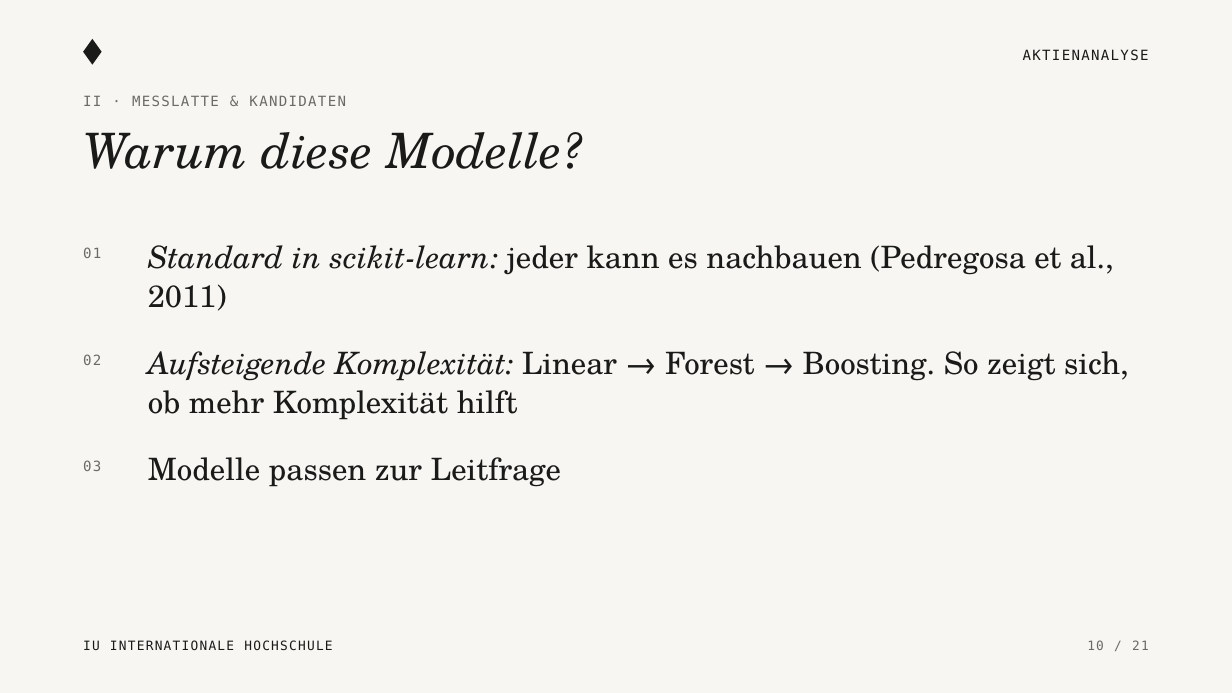
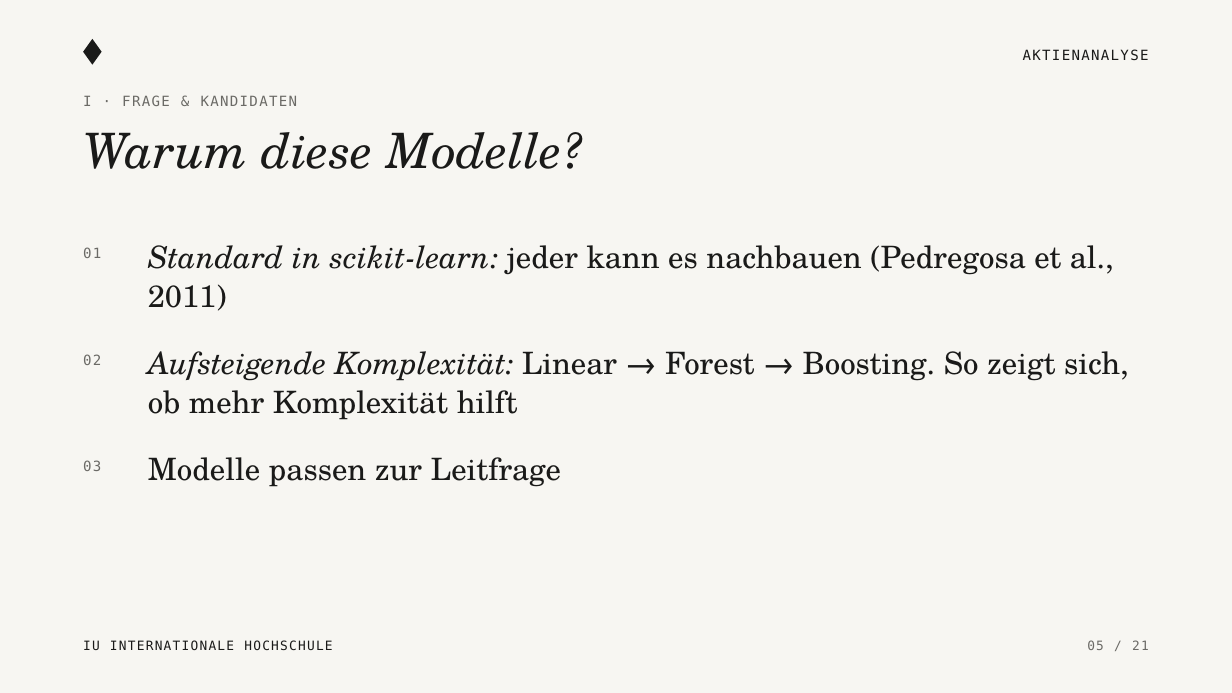
Before and after one commit to KonstantinosLamprou/stockanalysis, a slide deck: slide 5 of presentation/Aktienanalyse_Praesentation.pptx (slide 10 before the commit). Drawn at 1232x693 pixels with LibreOffice and Linux fonts; fonts in the diff are those of the drawing. Boxes give left, top, right and bottom in pixels: in the first picture for what was removed or moved away, otherwise in the second. Text is boxed around its words. In the diff, an @@ line names an element or a change of style, - is before the commit and + after.

```diff
--- a/presentation/Aktienanalyse_Praesentation.pptx
+++ b/presentation/Aktienanalyse_Praesentation.pptx
@@ text at (83, 95, 298, 106): text changed @@
-II · MESSLATTE & KANDIDATEN
+I · FRAGE & KANDIDATEN
@@ text at (1087, 640, 1149, 650): text changed @@
-10 / 21
+05 / 21
```
Also in this commit, not shown: 12 other slides changed, 2 slides added, 2 slides removed, 3 other files.
